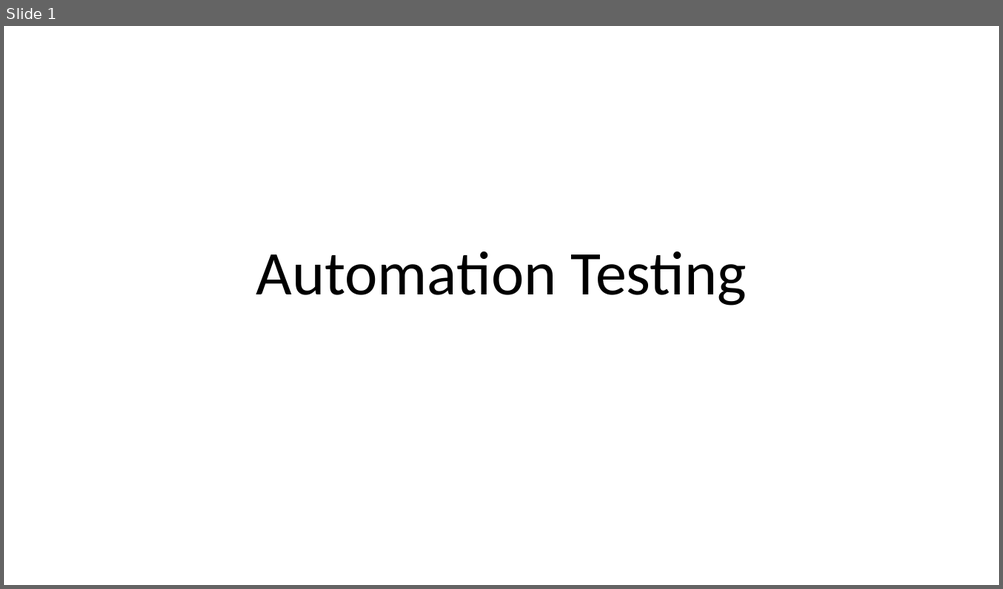
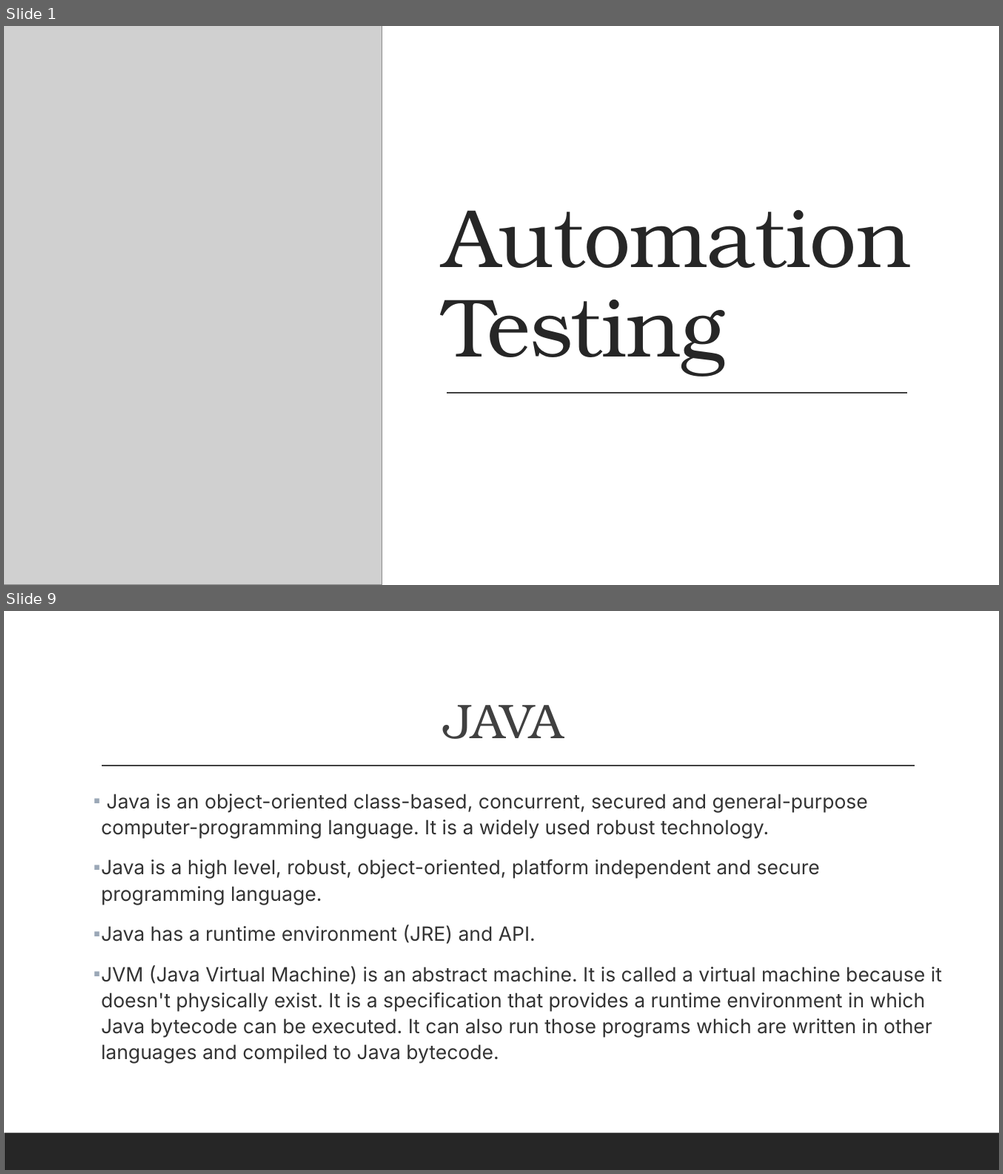
Before and after one commit to aiswaryas97/softwareTestingPresentation, a slide deck: AutomationTesting/AutomationTesting.pptx. Shown one above the other, each under a label of ours: slide 1 before the commit, slides 1 and 9 after it; the slides between them are not shown. The pictures are 1003x589 and 1003x1174 pixels, drawn with LibreOffice and Linux fonts; fonts in the diff are those of the drawing; grey boxes stand for pictures. Boxes give left, top, right and bottom in pixels: in the first picture for what was removed or moved away, otherwise in the second. Text is boxed around its words. In the diff, an @@ line names an element or a change of style, - is before the commit and + after.

```diff
--- a/AutomationTesting/AutomationTesting.pptx
+++ b/AutomationTesting/AutomationTesting.pptx
@@ slide 9 added at box(4, 611, 999, 1170), background #FFFFFF; not listed: 1 template element that a slide beside it also shows @@
@@ title added at box(444, 705, 563, 739), 47 pt, text #404040 @@
+JAVA
@@ line added from (102, 766) to (915, 766), #404040 1 pt @@
@@ text added at box(101, 794, 942, 1064), 19 pt, text #333333 @@
+▪ Java is an object-oriented class-based, concurrent, secured and general-purpose computer-programming language. It is a widely used robust technology.
+▪ Java is a high level, robust, object-oriented, platform independent and secure programming language.
+▪ Java has a runtime environment (JRE) and API.
+▪ JVM (Java Virtual Machine) is an abstract machine. It is called a virtual machine because it doesn't physically exist. It is a specification that provides a runtime environment in which Java bytecode can be executed. It can also run those programs which are written in other languages and compiled to Java bytecode.
@@ slide 1 changed as well @@
@@ rectangle added at box(4, 26, 999, 585), fill #FFFFFF @@
@@ picture added at box(4, 26, 382, 585) @@
@@ title "Automation Testing": place and size @@
-title "Automation Testing" at box(256, 252, 747, 306)
+title "Automation Testing" at box(443, 210, 910, 376)
@@ title "Automation Testing" at box(443, 210, 910, 376): size 60 to 80 pt, font Calibri to TeX Gyre Bonum, text colour #000000 to #262626, letter spacing 0 to -0.5 pt; alignment centre to left @@
@@ line added from (447, 393) to (907, 393), #404040 1 pt @@
@@ rectangle added at box(4, 548, 999, 585), fill #262626 @@
```
Also in this commit, not shown: 9 other slides added, 2 slides removed.
